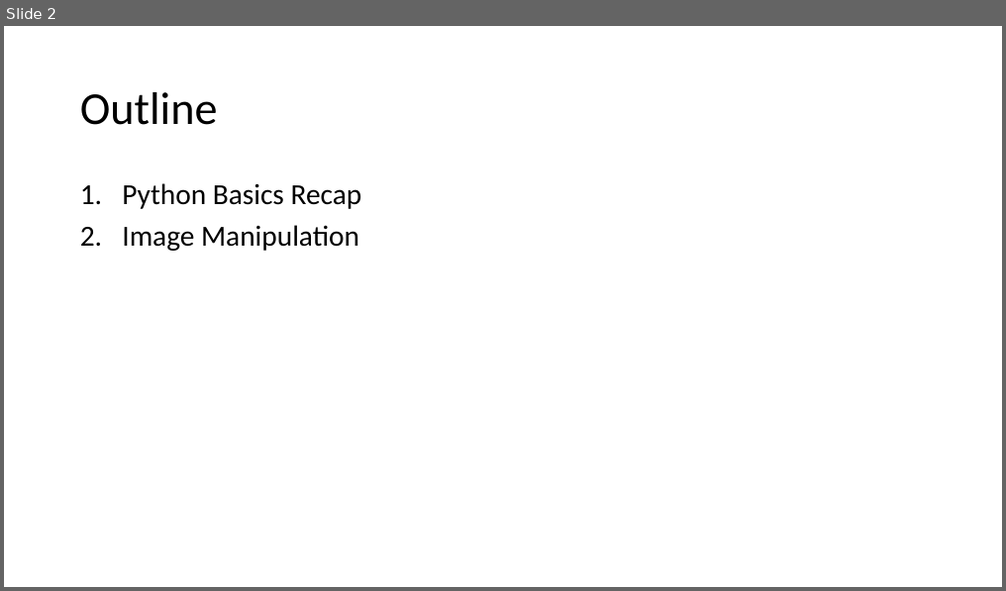
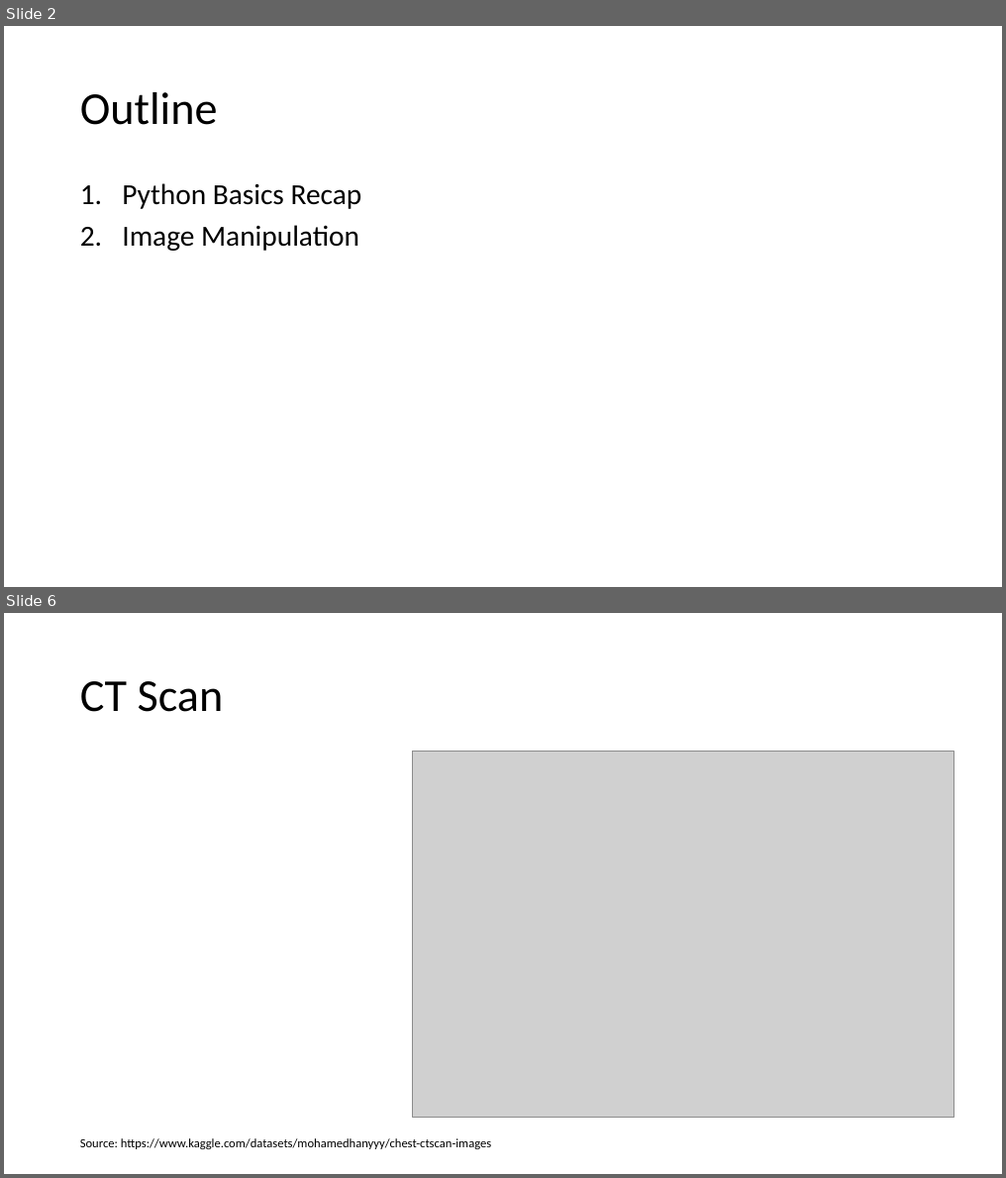
Before and after one commit to jjahanip/BIOF063, a slide deck: day_2/day_2.pptx. Shown one above the other, each under a label of ours: slide 2 before the commit, slides 2 and 6 after it; the slides between them are not shown. The pictures are 1006x591 and 1006x1178 pixels, drawn with LibreOffice and Linux fonts; fonts in the diff are those of the drawing; grey boxes stand for pictures. Boxes give left, top, right and bottom in pixels: in the first picture for what was removed or moved away, otherwise in the second. Text is boxed around its words. In the diff, an @@ line names an element or a change of style, - is before the commit and + after.

Commit message:
update date 2 with IHC image examples

```diff
--- a/day_2/day_2.pptx
+++ b/day_2/day_2.pptx
@@ slide 6 added at [4, 613, 1002, 1174], background #FFFFFF @@
@@ title added at [80, 681, 224, 712], 44 pt, text #000000 @@
+CT Scan
@@ picture added at [413, 752, 954, 1118] @@
@@ text added at [80, 1139, 492, 1150], 12 pt, text #000000 @@
+Source: https://www.kaggle.com/datasets/mohamedhanyyy/chest-ctscan-images
```
Also in this commit, not shown: 6 other slides added, 5 other files.
